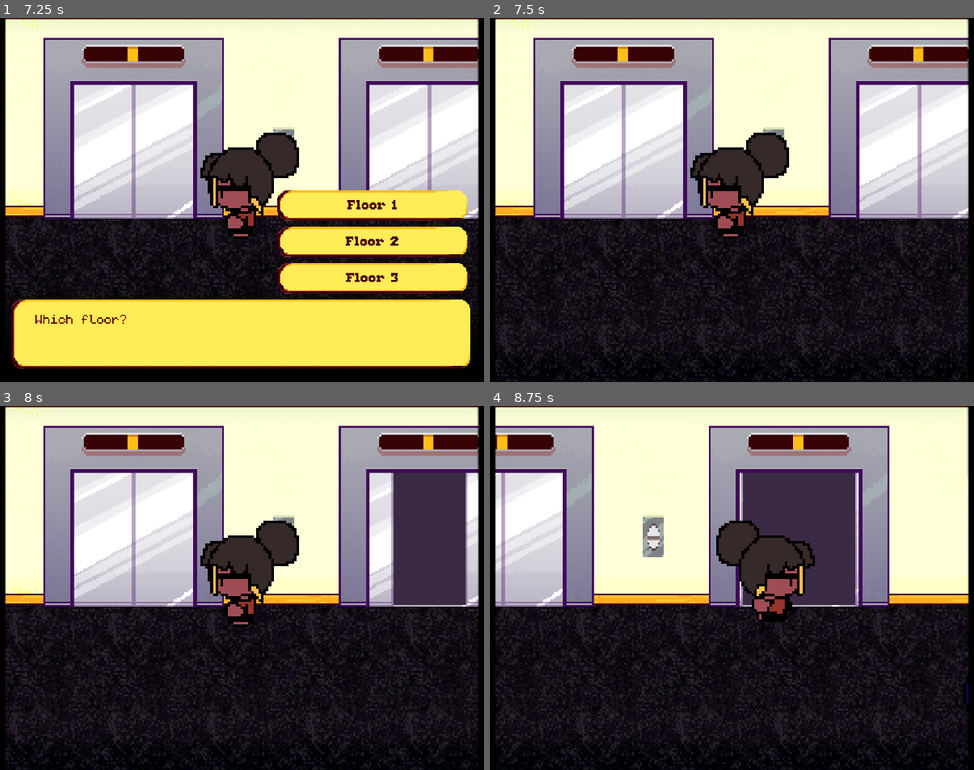
Above: before the commit, frames 1-4 (two rows, left to right).
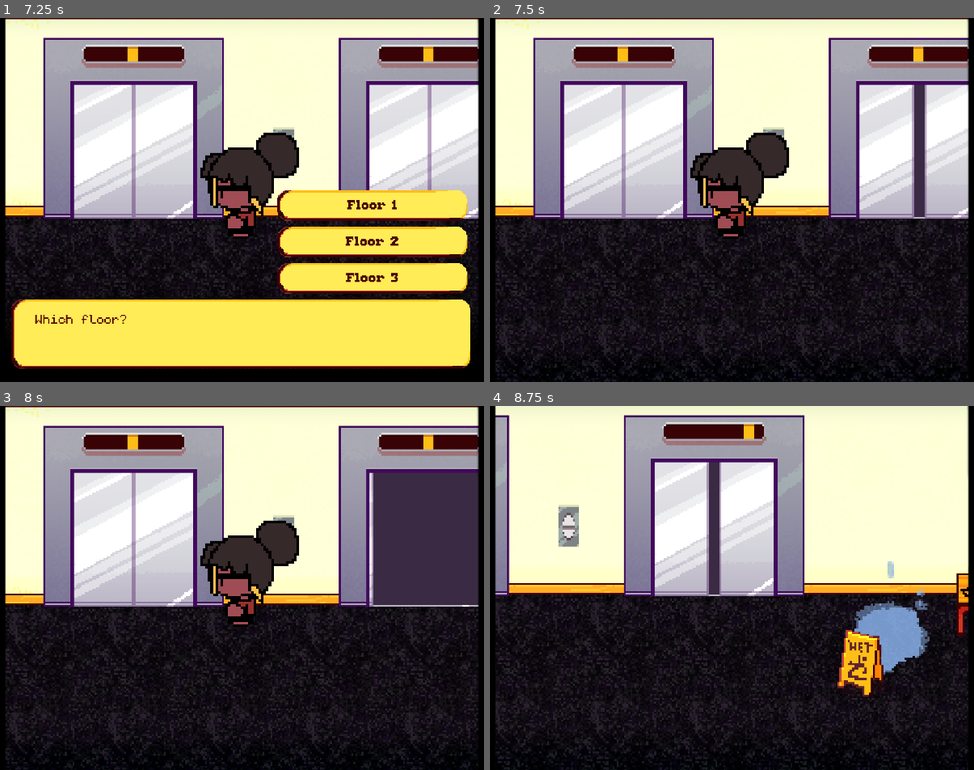
Above: after the commit, the same moments.

Repository: KURUKURURU/skeptic
Game: Godot game, scene res://scene/scene/floor_2.tscn
Two runs of this game, one before a commit and one after it. Both use one fixed random seed, a clock stepped at 60 frames per second and the inputs below. This scene is started directly instead of the project's main scene.
Inputs (mouse positions are in pixels of both pictures, inside the frame that each line leads up to):
- Up to frame 1 (7.25 s): tap Enter (ui_accept) at 0.5, 0.77, 1.52, 3.02, 3.77, 4.52, 6.02, 6.77 s; move the mouse to (208, 272) at 0.52 s; hold E (interact) 0.53-1.28 s; hold W (up) 0.53-2.03 s; click (208, 272) at 0.67 s; move the mouse to (435, 254) at 1.27 s; tap Shift (shift) at 1.35, 5.85 s; move the mouse to (48, 145) at 2.02 s; hold A (left) 2.03-3.53 s; tap Alt at 2.1, 4.35, 6.6 s; move the mouse to (271, 200) at 2.77 s; tap E (interact) at 2.85 s; click (271, 200) at 2.92 s; move the mouse to (145, 109) at 3.52 s; hold S (down) 3.53-4.28 s; hold Shift (shift) 3.53-4.28 s; move the mouse to (382, 181) at 4.27 s; hold D (right) 4.28-5.03 s; move the mouse to (111, 218) at 5.02 s; hold W (up) 5.03-5.78 s; hold E (interact) 5.03-5.78 s; click (111, 218) at 5.17 s; move the mouse to (304, 119) at 5.77 s; hold D (right) from 5.78 s (still down); move the mouse to (208, 272) at 6.52 s
- Up to frame 2 (7.5 s): release D (right) at 7.25 s; click "Floor 1" at 7.25 s
- Up to frame 3 (8 s): no input
- Up to frame 4 (8.75 s): move the mouse to (925, 642) at 8.02 s; hold D (right) from 8.03 s (still down); tap E (interact) at 8.1 s; click (925, 642) at 8.17 s; tap Enter (ui_accept) at 8.27 s

Frame 1 is identical in both runs. In frame 2, 1.1% of the frame differs, in the area x 87-91%, y 18-56%; in frame 3, 2.7%; in frame 4, 47%, in the area x 1-99%, y 0-100%.

Commit message:
another one

Diff:
--- a/elevator_buttons.gd
+++ b/elevator_buttons.gd
@@ -5,6 +5,10 @@
 @export var elevator : StaticBody2D
 
 var can_enter : bool = true
+
+var answer:
+	get:
+		return t.array.answer
 
 func _ready() -> void:
 	interactable.interact = _on_interact
@@ -20,7 +24,7 @@
 
 	### here
 
-	var answer = t.array.answer
+
 
 	if answer == Global.current_floor:
 		await t.talk("", "You're already there stupid.", 0)
@@ -42,15 +46,16 @@
 
 	var step = 1 if answer > Global.current_floor else -1
 
-	for i in range(Global.current_floor, answer + step, step):
+	for i in range(answer, Global.current_floor +1, step):
 		await elevator.set_level(i)
 
-		Global.elevator_used = true
-		await elevator.open()
-		await wait(0.5)
-		get_tree().change_scene_to_file("res://scene/scene/floor_" + str(answer) + ".tscn")
+	Global.elevator_used = true
 
-		return
+	await elevator.open()
+	await wait(0.5)
+	get_tree().change_scene_to_file("res://scene/scene/floor_" + str(answer) + ".tscn")
+
+	return
 
 func cancel():
 	await t.talk("", "Can't go there.", 0)
@@ -58,3 +63,9 @@
 
 func wait(seconds: float) -> void:
 	await get_tree().create_timer(seconds).timeout
+
+func tween_level():
+	var step = 1 if answer > Global.current_floor else -1
+
+	for i in range(answer, Global.current_floor +1, step):
+		await elevator.set_level(i)
--- a/scene/scene/floor_1.tscn
+++ b/scene/scene/floor_1.tscn
@@ -311,7 +311,7 @@
 scale = Vector2(1.81, 1.81)
 
 [node name="Nyra" parent="Entities" unique_id=624278877 node_paths=PackedStringArray("camera") instance=ExtResource("6_t8myt")]
-position = Vector2(539.22656, 1165.7458)
+position = Vector2(-136.46411, 833.1492)
 camera = NodePath("Camera2D")
 
 [node name="Camera2D" type="Camera2D" parent="Entities/Nyra" unique_id=959529032]
--- a/scene/scene/floor_2.tscn
+++ b/scene/scene/floor_2.tscn
@@ -132,7 +132,7 @@
 4:4/0/physics_layer_0/polygon_0/points = PackedVector2Array(-17.857143, 17.857143, 17.857143, 17.857143, 17.857143, -53.571426, -17.857143, -53.571426)
 0:5/0 = 0
 0:5/0/y_sort_origin = 3
-0:5/0/physics_layer_0/polygon_0/points = PackedVector2Array(-25, 3.5714283, 25, 3.5714283, 25, 25, -25, 25)
+0:5/0/physics_layer_0/polygon_0/points = PackedVector2Array(-17.857143, 3.5714283, 25, 3.5714283, 25, 17.857143, -17.857143, 17.857143)
 0:6/0 = 0
 1:6/0 = 0
 0:7/0 = 0
@@ -179,7 +179,7 @@
 2:7/0/physics_layer_0/polygon_0/points = PackedVector2Array(-17.857143, -25, -17.857143, 10.714287, 10.714287, 10.714287, 10.714287, -25)
 1:5/0 = 0
 1:5/0/y_sort_origin = 3
-1:5/0/physics_layer_0/polygon_0/points = PackedVector2Array(-25, 3.5714283, 25, 3.5714283, 25, 25, -25, 25)
+1:5/0/physics_layer_0/polygon_0/points = PackedVector2Array(-25, 3.5714283, 17.857143, 3.5714283, 17.857143, 17.857143, -25, 17.857143)
 3:5/0 = 0
 3:5/0/y_sort_origin = -26
 3:5/0/physics_layer_0/polygon_0/points = PackedVector2Array(-17.857143, -25, -17.857143, 25, 17.857143, 25, 17.857143, -25)
@@ -413,7 +413,7 @@
 player = NodePath("../Nyra")
 
 [node name="plant" parent="Entities" unique_id=316125841 instance=ExtResource("16_otmqu")]
-position = Vector2(-673.4807, 737.0166)
+position = Vector2(-648.61884, 737.0166)
 
 [node name="plant2" parent="Entities" unique_id=1971395519 instance=ExtResource("16_otmqu")]
 position = Vector2(-301.65747, 801.6575)
--- a/scene/tool/elevator_npc.gd
+++ b/scene/tool/elevator_npc.gd
@@ -51,12 +51,13 @@
 
 	smart_npc._pause()
 	#smart_npc.moving = true
-
-	print("Going to floor 2")
-	await elevator.set_level(2)
-
-	print("Going to floor 1")
-	await elevator.set_level(1)
+	match Global.current_floor:
+		1:
+			await elevator.set_level(2)
+			await elevator.set_level(1)
+		2:
+			await elevator.set_level(1)
+			await elevator.set_level(2)
 
 	await elevator.open()
 
@@ -76,8 +77,13 @@
 	smart_npc._pause()
 	await elevator.close()
 
-	await elevator.set_level(1)
-	await elevator.set_level(2)
+	match Global.current_floor:
+		1:
+			await elevator.set_level(1)
+			await elevator.set_level(2)
+		2:
+			await elevator.set_level(2)
+			await elevator.set_level(1)
 
 	print("End")
 	path_follow.progress_ratio = 0.0
--- a/scripts/floor_1.gd
+++ b/scripts/floor_1.gd
@@ -7,6 +7,7 @@
 var bus_bg = AudioServer.get_bus_index("bg")
 
 func _ready() -> void:
+	Global.current_floor = 1
 	main_elevator.set_level(Global.current_floor)
 	nyra.teleport_to_spawn()
 	nyra.show()
